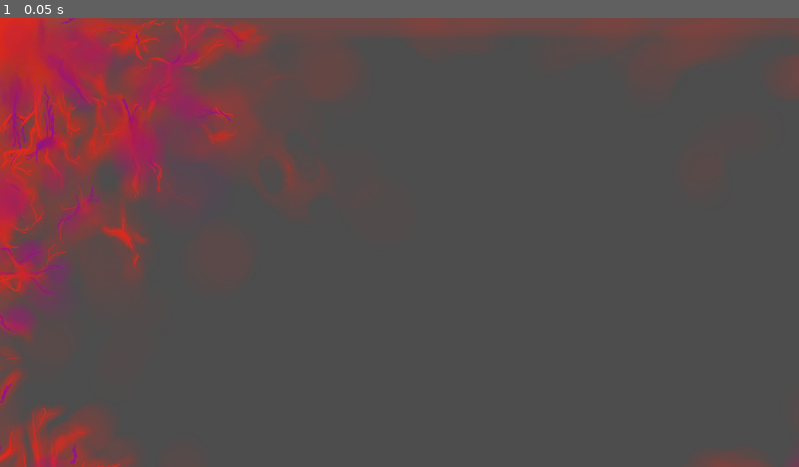
Above: before the commit, frame 1.
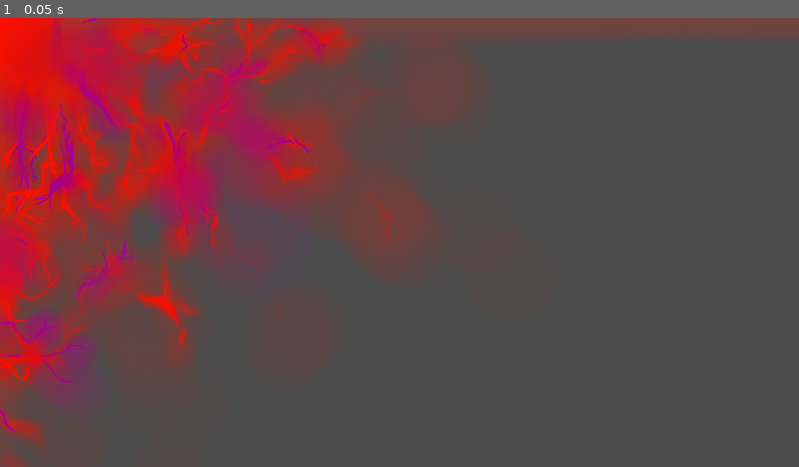
Above: after the commit, the same moment.

Repository: DarilRaf/TheHostage
Game: Godot game, scene res://scenes/trauma_constraint.tscn
The game is run twice, just before and just after one commit, with the same random seed, the same clock (stepped at 60 frames per second) and the same inputs. This scene is started directly instead of the project's main scene.
Inputs:
- Up to frame 1 (0.05 s): no input

The runs differ from the first frame. In frame 1, 26% of the frame differs, in the area x 0-100%, y 0-100%.

Commit message:
[UI] Base Scene Trauma Constraint GUI

Diff:
--- a/scenes/trauma_constraint.tscn
+++ b/scenes/trauma_constraint.tscn
@@ -29,12 +29,9 @@
 
 [node name="Trauma_Constraint" type="Control"]
 layout_mode = 3
-anchors_preset = 15
-anchor_right = 1.0
-anchor_bottom = 1.0
-grow_horizontal = 2
-grow_vertical = 2
+anchors_preset = 0
 size_flags_horizontal = 4
+size_flags_vertical = 4
 
 [node name="ColorRect" type="ColorRect" parent="."]
 custom_minimum_size = Vector2(1280, 720)
@@ -44,7 +41,7 @@
 color = Color(1, 1, 1, 0)
 
 [node name="TraumaSprite" type="AnimatedSprite2D" parent="ColorRect"]
-position = Vector2(741, 405)
-scale = Vector2(0.75, 0.75)
+modulate = Color(0.986752, 0.986752, 0.986752, 1)
+position = Vector2(990, 536)
 sprite_frames = SubResource("SpriteFrames_avaxa")
-animation = &"low_trauma"
+animation = &"high_trauma"
